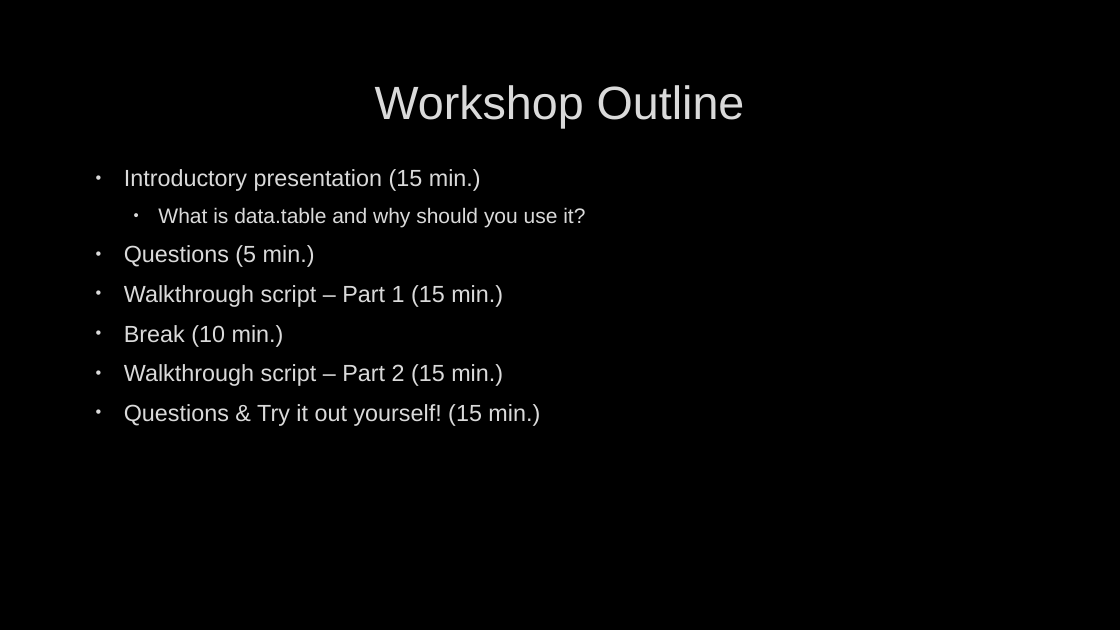
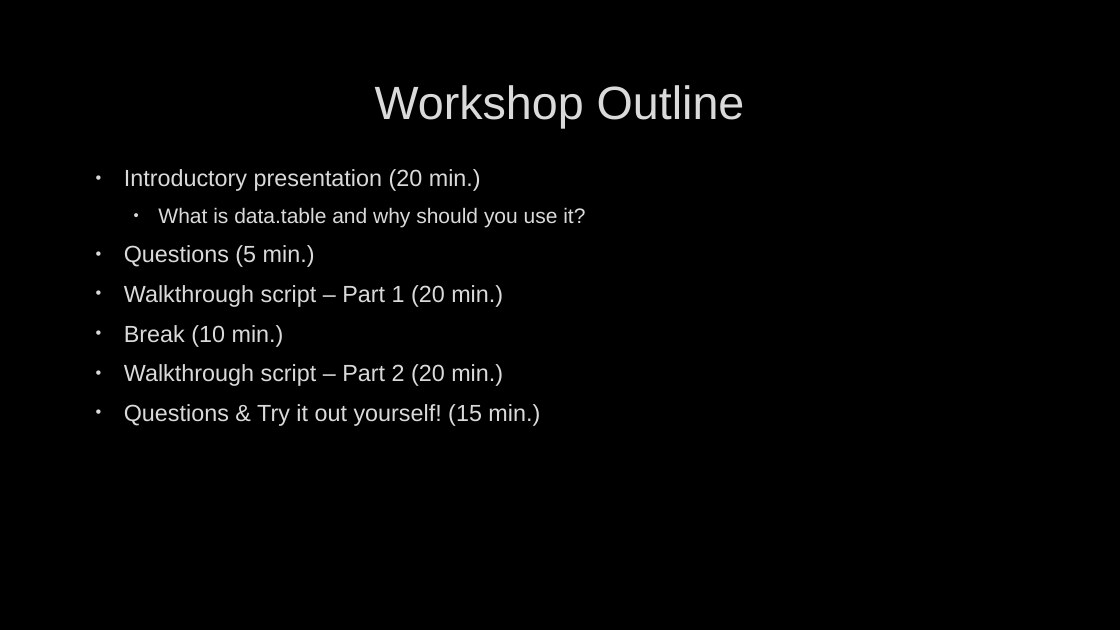
Before and after one commit to jorritmesman/Limnoseries_Rdatatable, a slide deck: slide 2 of Presentation.pptx. Drawn at 1120x630 pixels with LibreOffice and Linux fonts; fonts in the diff are those of the drawing; background and template pictures are left out. Boxes give left, top, right and bottom in pixels: in the first picture for what was removed or moved away, otherwise in the second. Text is boxed around its words. In the diff, an @@ line names an element or a change of style, - is before the commit and + after.

Commit message:
Update presentation

```diff
--- a/Presentation.pptx
+++ b/Presentation.pptx
@@ text at (124,169,481,191): text changed @@
-• Introductory presentation (15 min.)
+• Introductory presentation (20 min.)
@@ text at (124,285,503,307): text changed @@
-• Walkthrough script – Part 1 (15 min.)
+• Walkthrough script – Part 1 (20 min.)
@@ text at (124,364,503,386): text changed @@
-• Walkthrough script – Part 2 (15 min.)
+• Walkthrough script – Part 2 (20 min.)
```
Also in this commit, not shown: 1 other file.
